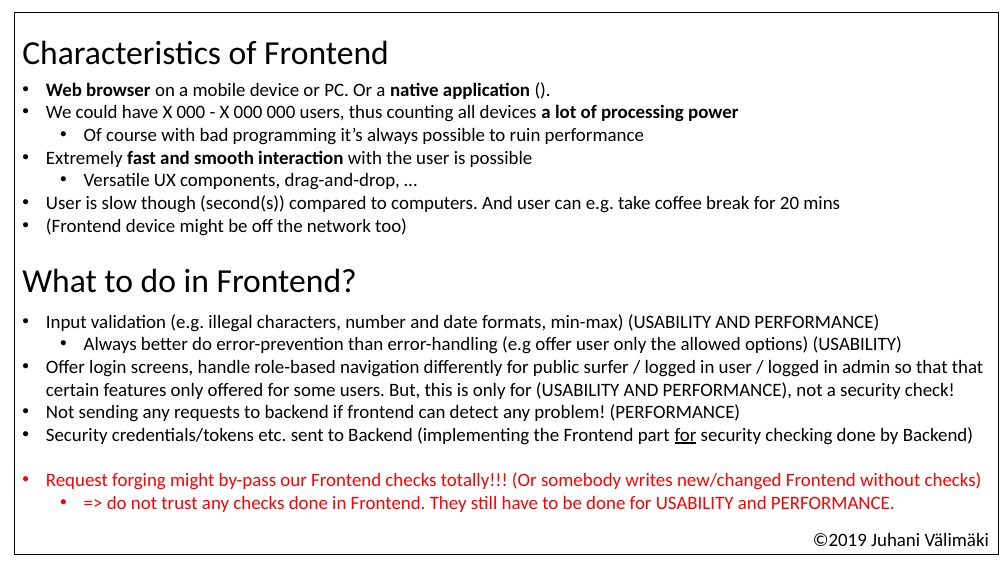
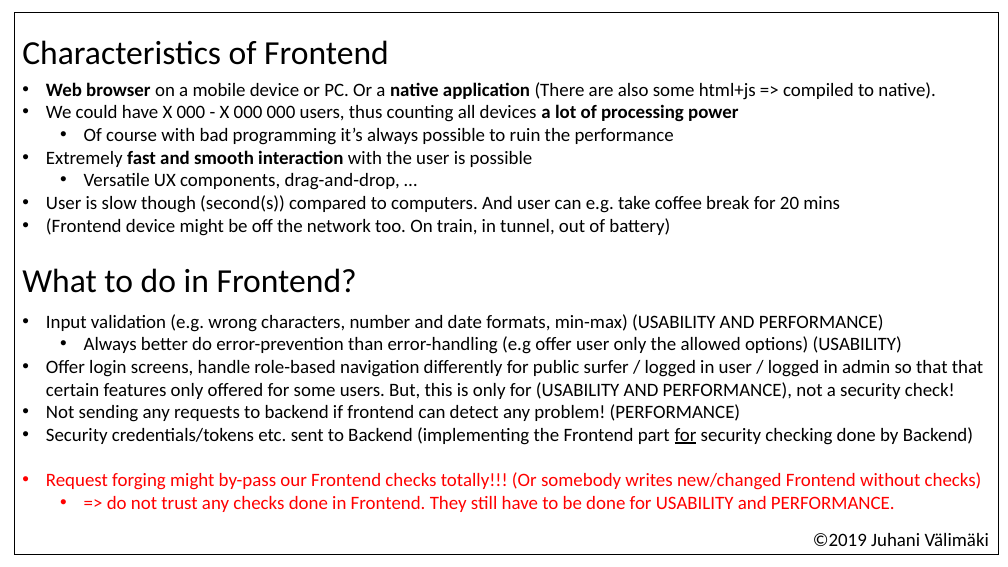
Before and after one commit to valju/docs_backend_design, a slide deck: slide 2 of WhatToDoInFrontBackAndDB_usability_performance_security/What to check where in full-stack.pptx. Drawn at 1008x567 pixels with LibreOffice and Linux fonts; fonts in the diff are those of the drawing. Boxes give left, top, right and bottom in pixels: in the first picture for what was removed or moved away, otherwise in the second. Text is boxed around its words. In the diff, an @@ line names an element or a change of style, - is before the commit and + after.

```diff
--- a/WhatToDoInFrontBackAndDB_usability_performance_security/What to check where in full-stack.pptx
+++ b/WhatToDoInFrontBackAndDB_usability_performance_security/What to check where in full-stack.pptx
@@ text in rectangle at (46, 82, 936, 100): text changed; bold off @@
-• Web browser on a mobile device or PC. Or a native application ().
+• Web browser on a mobile device or PC. Or a native application (There are also some html+js => compiled to native).
@@ text in rectangle at (84, 128, 674, 145): text changed @@
-  • Of course with bad programming it’s always possible to ruin performance
+  • Of course with bad programming it’s always possible to ruin the performance
@@ text in rectangle at (46, 218, 670, 236): text changed @@
-• (Frontend device might be off the network too)
+• (Frontend device might be off the network too. On train, in tunnel, out of battery)
@@ text in rectangle at (46, 314, 884, 332): text changed @@
-• Input validation (e.g. illegal characters, number and date formats, min-max) (USABILITY AND PERFORMANCE)
+• Input validation (e.g. wrong characters, number and date formats, min-max) (USABILITY AND PERFORMANCE)
```
Also in this commit, not shown: 3 other slides changed, 3 other files.
